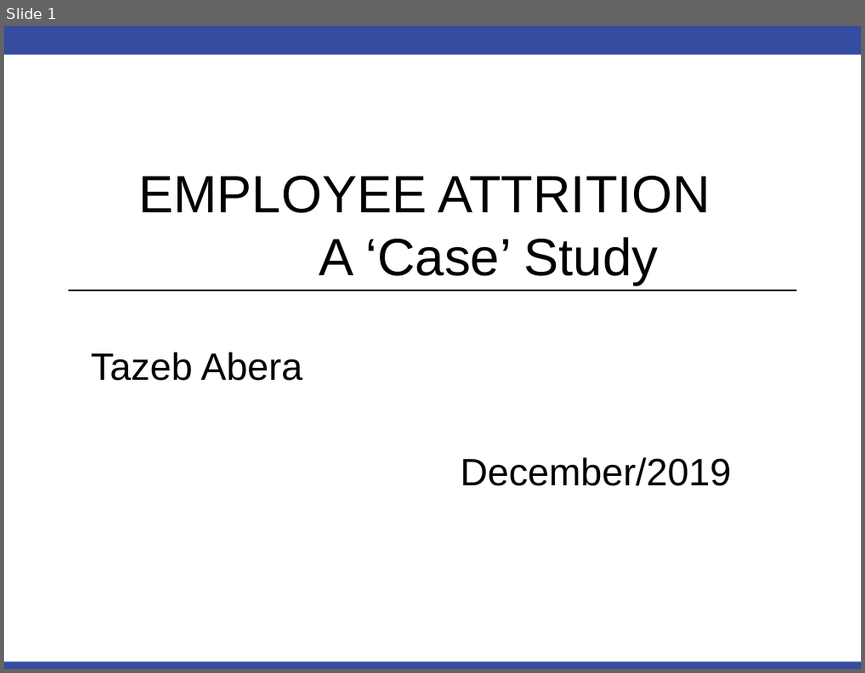
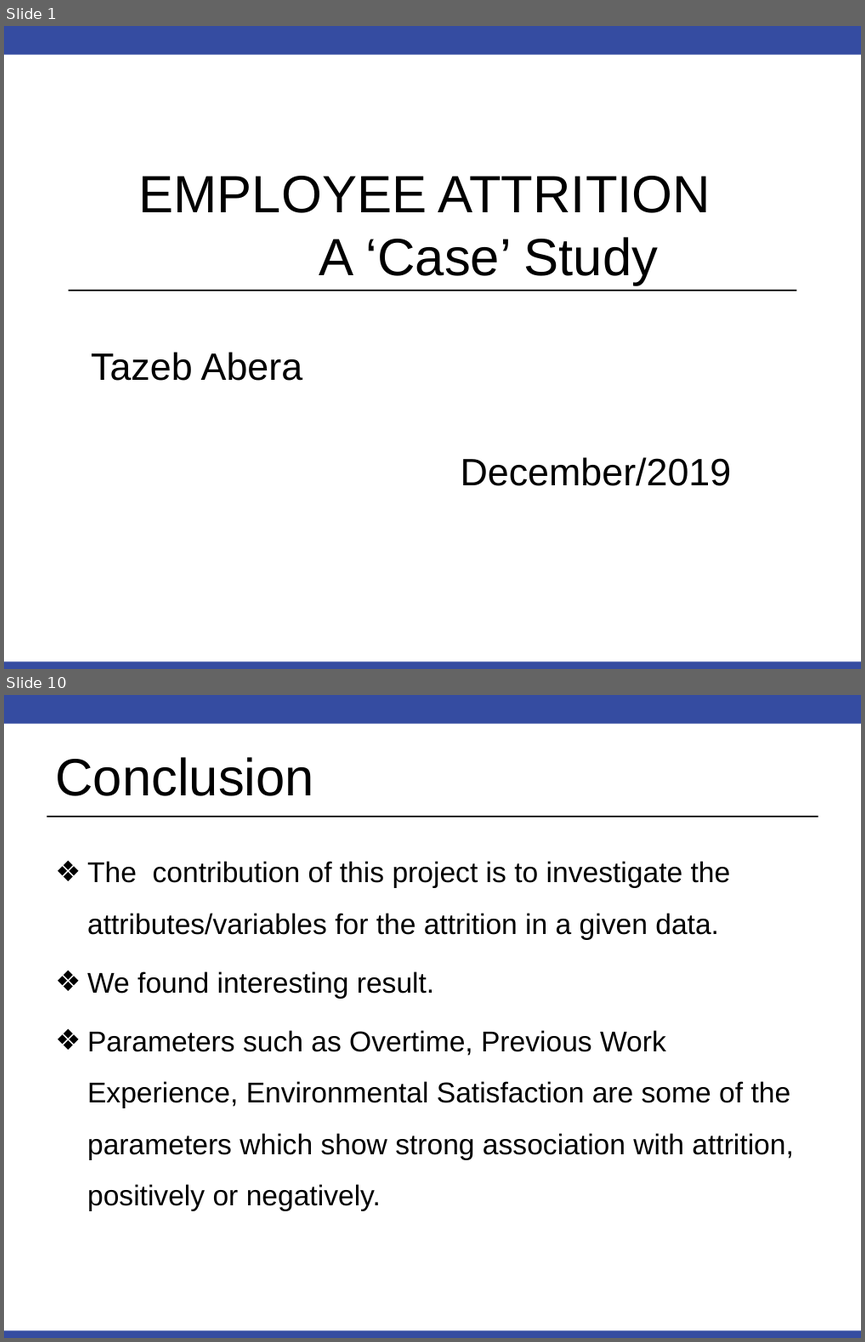
Before and after one commit to tazeb6531/CaseSudy2, a slide deck: Employee Attrition_case study.ppt. Shown one above the other, each under a label of ours: slide 1 before the commit, slides 1 and 10 after it; the slides between them are not shown. The pictures are 865x673 and 865x1342 pixels, drawn with LibreOffice and Linux fonts; fonts in the diff are those of the drawing; background and template pictures are left out. Boxes give left, top, right and bottom in pixels: in the first picture for what was removed or moved away, otherwise in the second. Text is boxed around its words. In the diff, an @@ line names an element or a change of style, - is before the commit and + after.

```diff
--- a/Employee Attrition_case study.ppt
+++ b/Employee Attrition_case study.ppt
@@ slide 10 added at (x1=4, y1=695, x2=861, y2=1338), background #FFFFFF; not listed: 2 template elements that a slide beside it also shows @@
@@ title added at (x1=55, y1=757, x2=314, y2=796), 44 pt, text #000000 @@
+Conclusion
@@ line added from (46, 816) to (818, 816), #000000 1.25 pt @@
@@ text added at (x1=87, y1=861, x2=793, y2=1211), 24 pt, text #000000 @@
+❖ The contribution of this project is to investigate the attributes/variables for the attrition in a given data.
+❖ We found interesting result.
+❖ Parameters such as Overtime, Previous Work Experience, Environmental Satisfaction are some of the parameters which show strong association with attrition, positively or negatively.
```
Also in this commit, not shown: 4 slides changed, 4 other slides added, 5 slides removed, 22 other files.
